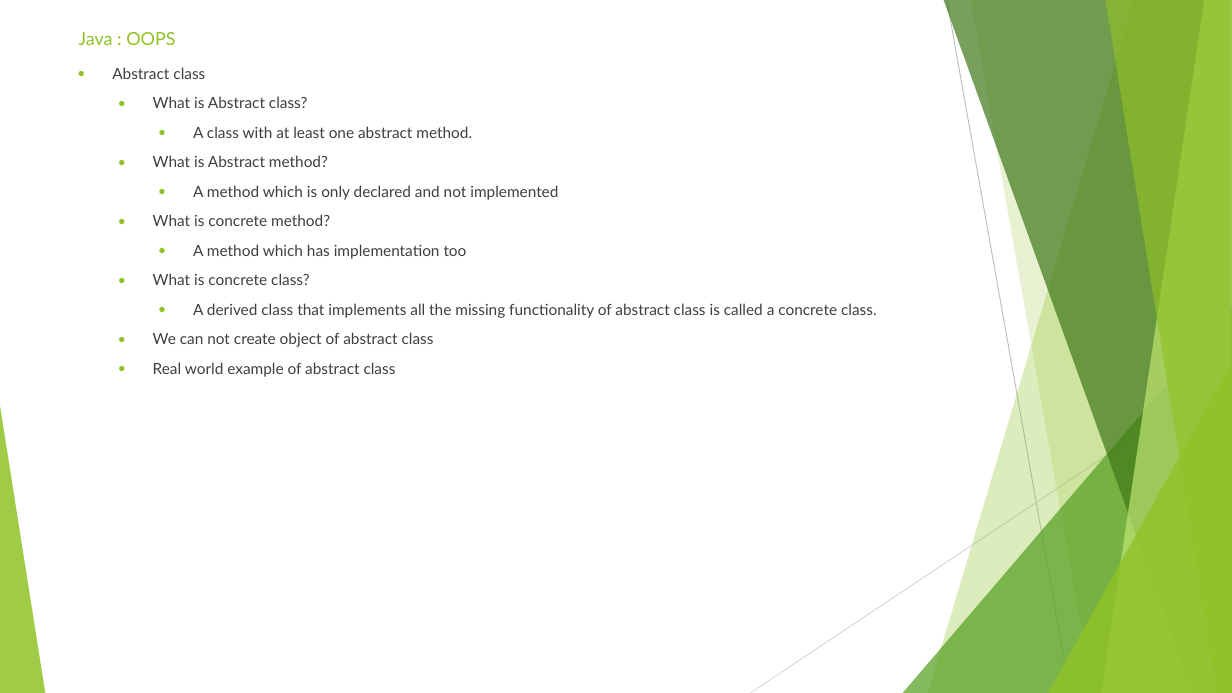
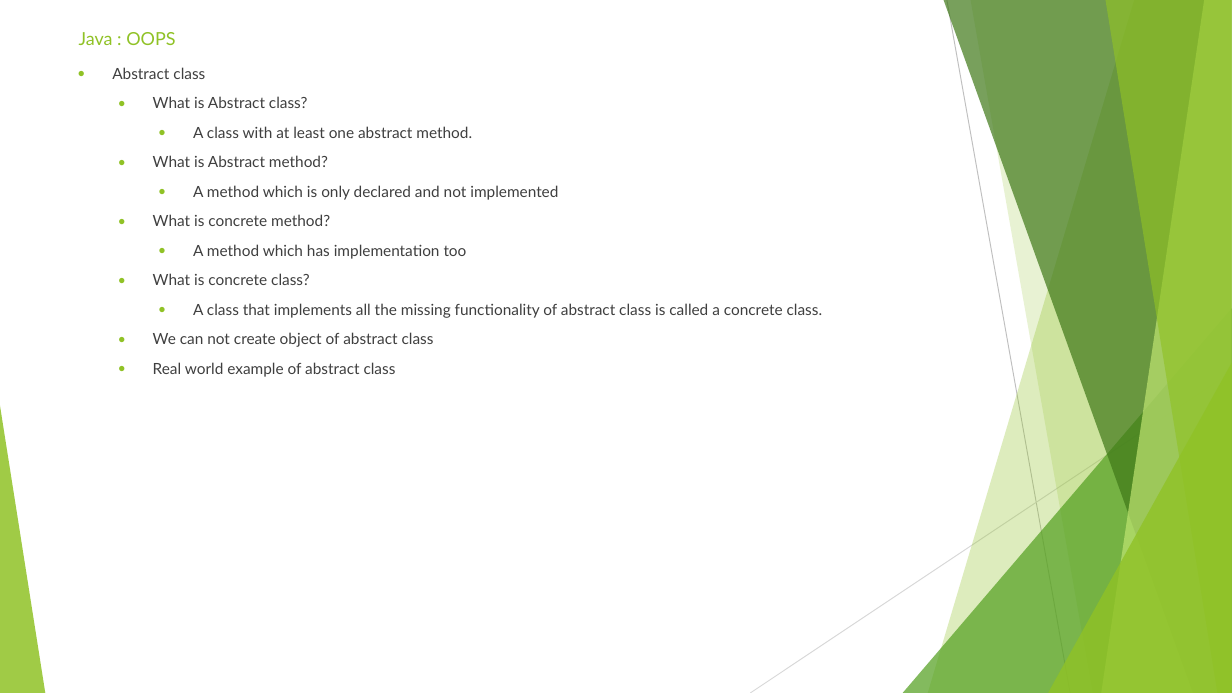
Before and after one commit to sidissir/mk-java-training, a slide deck: slide 30 of AutomationPPT.pptx. Drawn at 1232x693 pixels with LibreOffice and Linux fonts; fonts in the diff are those of the drawing. Boxes give left, top, right and bottom in pixels: in the first picture for what was removed or moved away, otherwise in the second. Text is boxed around its words. In the diff, an @@ line names an element or a change of style, - is before the commit and + after.

Commit message:
java

```diff
--- a/AutomationPPT.pptx
+++ b/AutomationPPT.pptx
@@ text at box(193, 303, 823, 318): text changed @@
-    ● A derived class that implements all the missing functionality of abstract class is called a concrete class.
+    ● A class that implements all the missing functionality of abstract class is called a concrete class.
```
Also in this commit, not shown: 20 other files.
